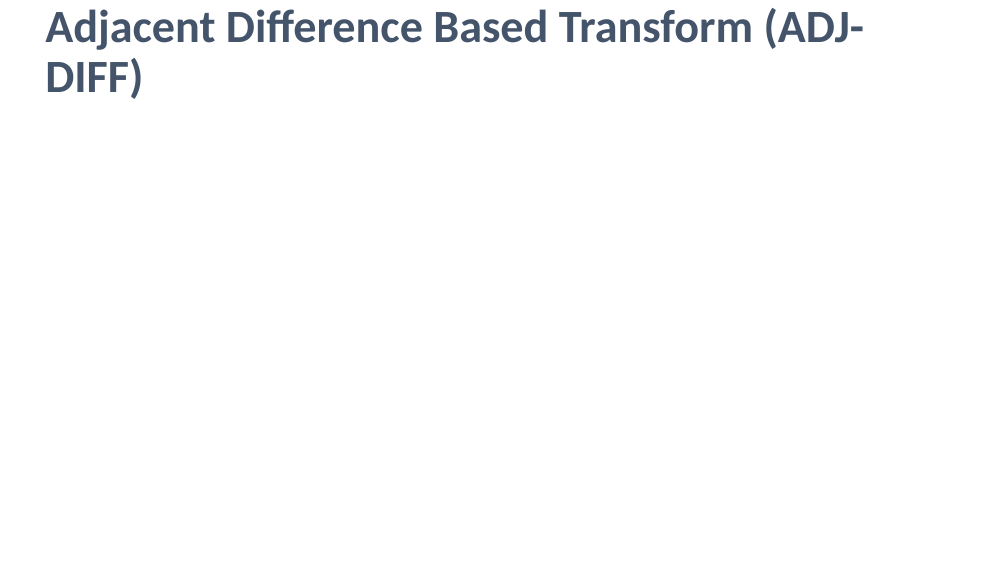
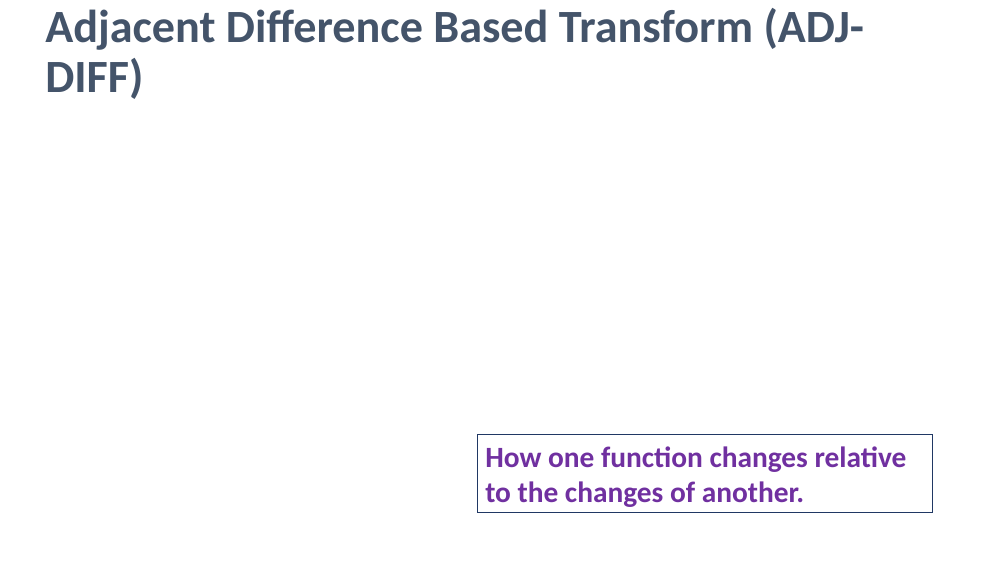
Before and after one commit to LeSaRDe/stratified_graph_spectra, a slide deck: slide 16 of stratified_graph_spectra.pptx. Drawn at 1008x567 pixels with LibreOffice and Linux fonts; fonts in the diff are those of the drawing; grey boxes stand for pictures. Boxes give left, top, right and bottom in pixels: in the first picture for what was removed or moved away, otherwise in the second. Text is boxed around its words. In the diff, an @@ line names an element or a change of style, - is before the commit and + after.

```diff
--- a/stratified_graph_spectra.pptx
+++ b/stratified_graph_spectra.pptx
@@ rectangle added at (478, 434, 932, 513), outline #203864 0.75 pt, 28 pt, text #7030A0, bold @@
+How one function changes relative to the changes of another.
```
Also in this commit, not shown: 1 other slide changed.
